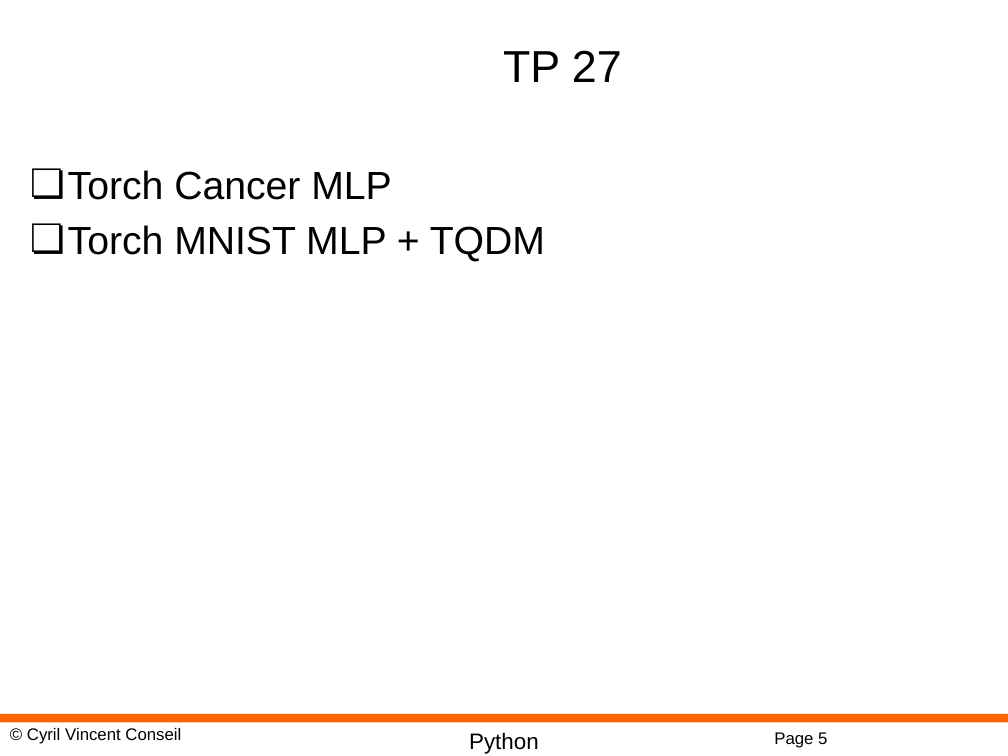
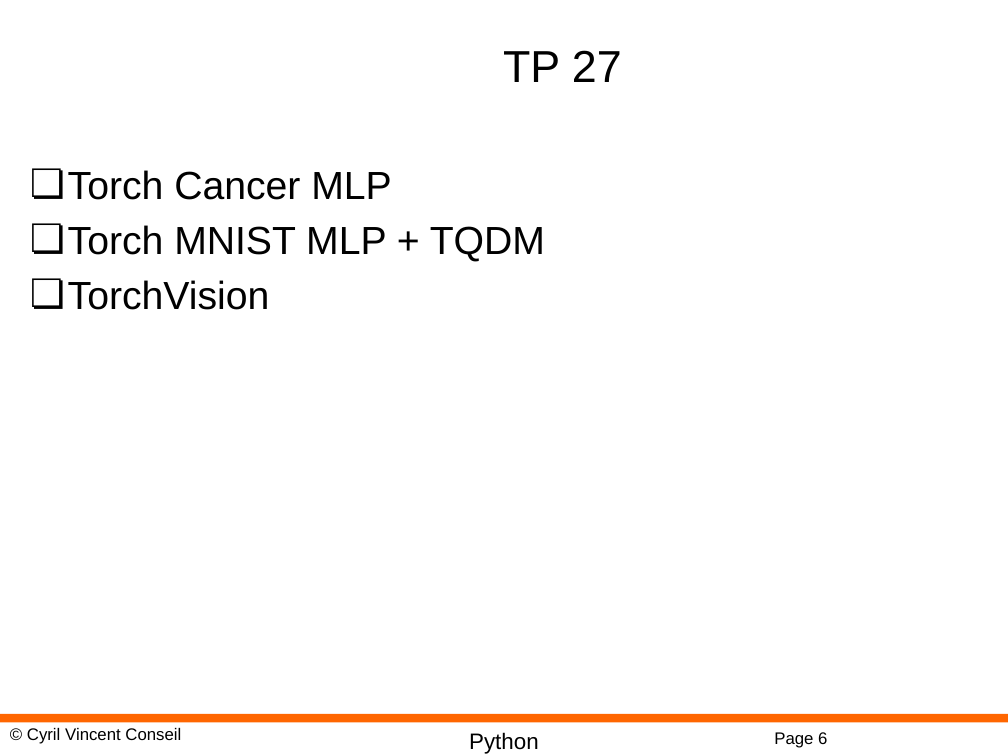
Before and after one commit to cyrilvincent/iot-ai, a slide deck: slide 6 of ppt/IoTAI27-Pytorch.pptx (slide 5 before the commit). Drawn at 1008x756 pixels with LibreOffice and Linux fonts; fonts in the diff are those of the drawing; background and template pictures are left out. Boxes give left, top, right and bottom in pixels: in the first picture for what was removed or moved away, otherwise in the second. Text is boxed around its words. In the diff, an @@ line names an element or a change of style, - is before the commit and + after.

Commit message:
litert-torch

```diff
--- a/ppt/IoTAI27-Pytorch.pptx
+++ b/ppt/IoTAI27-Pytorch.pptx
@@ text at (68, 280, 270, 310): paragraph added @@
+❏ TorchVision
@@ page number at (774, 732, 827, 748): text changed @@
-Page 5
+Page 6
```
Also in this commit, not shown: 1 slide added, 15 other files.
